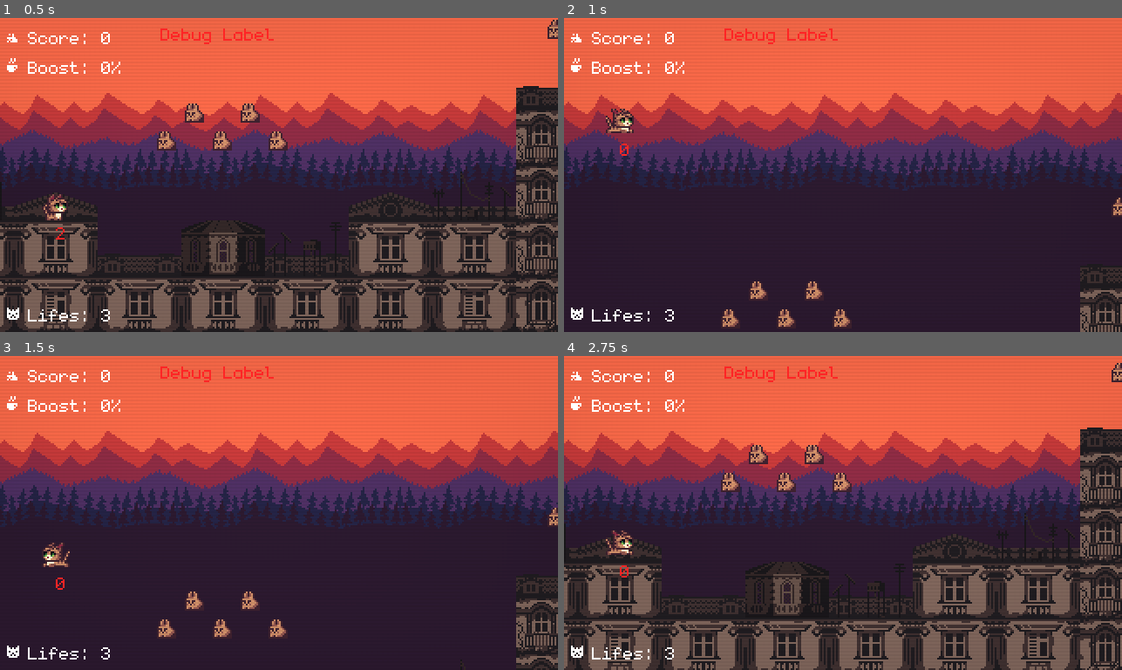
Above: before the commit, frames 1-4 (two rows, left to right).
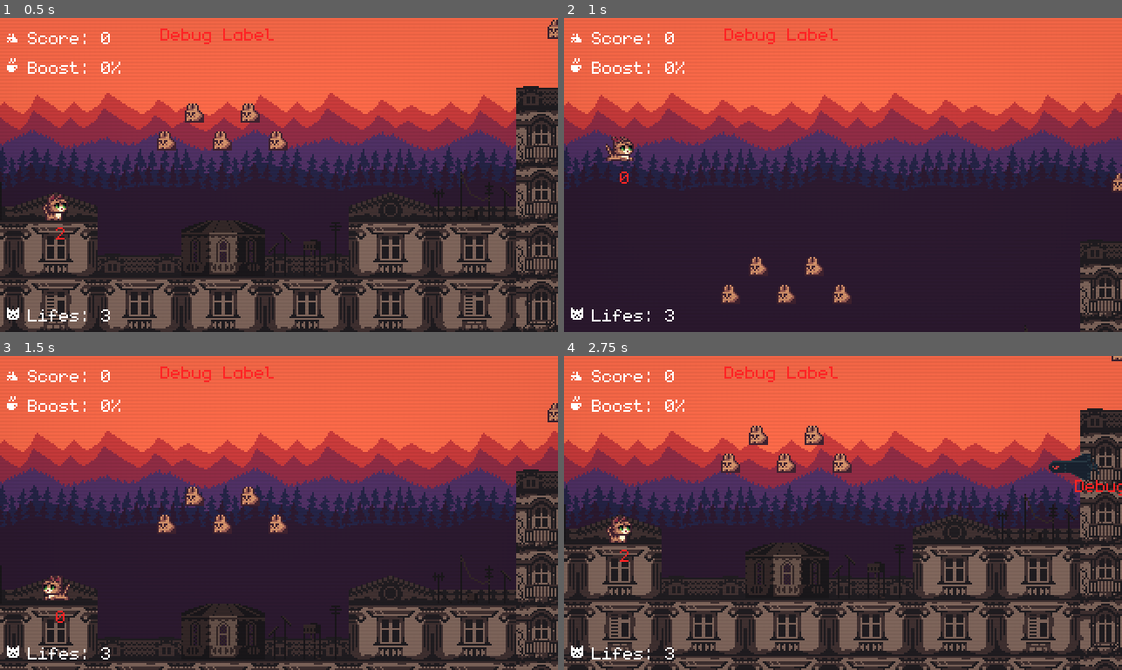
Above: after the commit, the same moments.

Repository: darkgraycat/marcy-runner-gd
Game: Godot game, scene res://autoload/main.tscn
Two runs of this game, one before a commit and one after it. Both use one fixed random seed, a clock stepped at 60 frames per second and the inputs below.
Inputs:
- Up to frame 1 (0.5 s): no input
- Up to frame 2 (1 s): tap Enter (debug_action) at 0.5 s; hold W (move_right) from 0.53 s (still down); tap Space (jump) at 0.6, 0.77 s
- Up to frame 3 (1.5 s): tap Space (jump) at 1.07, 1.35 s; release W (move_right) at 1.28 s; hold Q (move_left) from 1.28 s (still down)
- Up to frame 4 (2.75 s): tap Space (jump) at 1.52, 1.82, 2.1 s; release Q (move_left) at 2.03 s; hold W (move_right) from 2.03 s (still down)

Frame 1 is identical in both runs. In frame 2, 2.8% of the frame differs, in the area x 7-100%, y 28-100%; in frame 3, 9.4%; in frame 4, 24%, in the area x 0-100%, y 0-100%.

Commit message:
: WIP

Diff:
--- a/autoload/events.gd
+++ b/autoload/events.gd
@@ -6,8 +6,8 @@
 func emit(message: String, tag: String = "default") -> void: global_event.emit(message, tag)
 
 # Player events
-signal player_attr_updated(key: String, value: float)
-func emit_player_attr_updated(key: String, value: float) -> void: player_attr_updated.emit(key, value)
+signal player_attr_updated(key: int, value: float)
+func emit_player_attr_updated(key: int, value: float) -> void: player_attr_updated.emit(key, value)
 
 signal player_spawned(position: Vector2)
 func emit_player_spawned(position: Vector2) -> void: player_spawned.emit(position)
--- a/components/attributes.gd
+++ b/components/attributes.gd
@@ -1,51 +1,68 @@
 class_name Attributes extends Node
 
-signal changed(key: String, value: float)
-signal switched(key: String, value: bool)
-signal expired(key: String)
+signal changed(key: int, value: float)
+signal switched(key: int, value: bool)
+signal expired(key: int)
 
-@export var attributes: AttributesResource
+const GROUP_NAME = "withAttributes"
+
+enum Key {
+	Health,
+	MaxHealth,
+	MoveAccel,
+	MoveSpeed,
+	JumpForce,
+	JumpAmount,
+	Invincible,
+	BodyWeight,
+}
+
+@export var body: CharacterBody2D
+@export var values: Dictionary[Attributes.Key, float]
 
 func _ready() -> void:
-	assert(attributes, "AttributesResource is not defined")
-	attributes._init()
+	assert(body, "CharacterBody2D is not defined")
+	assert(values, "AttributesResource is not defined")
+	body.add_to_group(GROUP_NAME)
 
-func getv(key: String) -> float:
-	return attributes.values[key]
+static func get_attributes(node: Node) -> Attributes:
+	if !"attributes" in node || !node.attributes is Attributes:
+		return null
+	return node.attributes
 
-func setv(key: String, value: float) -> void:
-	attributes.values[key] = value
+func has(key: int) -> bool:
+	return values.has(key)
+
+func getv(key: int) -> float:
+	return values[key]
+
+func setv(key: int, value: float) -> void:
+	values[key] = value
+	print("Changed")
 	changed.emit(key, value)
 
-func addv(key: String, value: float) -> void:
-	attributes.values[key] += value
-	changed.emit(key, attributes.values[key])
-
-func geti(key: String) -> int:
+func geti(key: int) -> int:
 	return int(getv(key))
 
-func seti(key: String, value: int) -> void:
+func seti(key: int, value: int) -> void:
 	return setv(key, float(value))
 
-func addi(key: String, value: int) -> void:
-	return addv(key, float(value))
-
-func enabled(key: String) -> bool:
+func enabled(key: int) -> bool:
 	return getv(key) > 0
 
-func switch(key: String, value: bool) -> void:
+func switch(key: int, value: bool) -> void:
 	setv(key, 1 if value else 0)
 	switched.emit(key, value)
 
-func setv_timed(key: String, value: float, seconds: float) -> void:
+func setv_timed(key: int, value: float, seconds: float) -> void:
 	var prev := getv(key)
 	setv(key, value)
 	await Utils.sleep(seconds)
 	setv(key, prev)
 	expired.emit()
 
-func seti_timed(key: String, value: int, seconds: float) -> void:
+func seti_timed(key: int, value: int, seconds: float) -> void:
 	await setv_timed(key, float(value), seconds)
 
-func switch_timed(key: String, value: bool, seconds: float) -> void:
+func switch_timed(key: int, value: bool, seconds: float) -> void:
 	await setv_timed(key, 1 if value else 0, seconds)
--- a/components/attributes.resource.gd
+++ /dev/null
@@ -1,10 +0,0 @@
-@abstract
-class_name AttributesResource extends Resource
-
-var values: Dictionary[String, float]
-
-func _init() -> void:
-	values = get_attributes()
-
-@abstract
-func get_attributes() -> Dictionary[String, float]
--- /dev/null
+++ b/components/attributes_effect.gd
@@ -0,0 +1,22 @@
+class_name AttributesEffect extends Resource
+
+enum Operation {Set, Add, Multiply}
+
+@export var name: StringName
+@export var key: Attributes.Key
+@export var value := 0.0
+@export var operation := Operation.Set
+@export var duration := 0.0
+
+func apply(attributes: Attributes) -> void:
+	var final_value: float
+
+	match operation:
+		Operation.Set: final_value = value
+		Operation.Add: final_value = attributes.getv(key) + value
+		Operation.Multiply: final_value = attributes.getv(key) * value
+
+	if duration > 0.0:
+		attributes.setv_timed(key, final_value, duration)
+	else:
+		attributes.setv(key, final_value)
--- a/components/c_attributes.resource/attr.player.resource.gd
+++ /dev/null
@@ -1,23 +0,0 @@
-class_name AttrPlayer extends AttributesResource
-
-const Key = {
-	Health = "Health",
-	Acceleration = "Acceleration",
-	MoveVelocity = "MoveVelocity",
-	JumpVelocity = "JumpVelocity",
-	JumpsAmount = "JumpsAmount",
-	Invincible = "Invincible",
-	BodyWeight = "BodyWeight",
-}
-
-@export var attributes: Dictionary[String, float] = {
-	Key.Health: 9,
-	Key.Acceleration: 5.0,
-	Key.MoveVelocity: 100,
-	Key.JumpVelocity: 250,
-	Key.JumpsAmount: 1,
-	Key.Invincible: 0,
-	Key.BodyWeight: 1.25,
-}
-
-func get_attributes() -> Dictionary[String, float]: return attributes
--- a/components/health.gd
+++ b/components/health.gd
@@ -3,19 +3,19 @@
 signal died()
 signal changed(amount: float, health: float)
 
-@export var maximum_health := 10.0
+@export var maximum := 10.0
 
-var current_health := 3.0
+var current := 3.0
 
 func _ready() -> void:
-	current_health = maximum_health
+	current = maximum
 
 func damage(amount: float) -> void:
-	current_health = max(current_health - amount, 0)
-	changed.emit(amount, current_health)
-	if current_health <= 0:
+	current = max(current - amount, 0)
+	changed.emit(amount, current)
+	if current <= 0:
 		died.emit()
 
 func heal(amount: float) -> void:
-	current_health = min(current_health + amount, maximum_health)
-	changed.emit(amount, current_health)
+	current = min(current + amount, maximum)
+	changed.emit(amount, current)
--- a/components/jumping.gd
+++ b/components/jumping.gd
@@ -1,27 +1,29 @@
 class_name Jumping extends Node
 
 @export var body: CharacterBody2D
+@export var jump_velocity := 250.0
 @export var maximum_jumps := 1
-@export var target_force := 250.0
 
-var jump_in_progress := false
-var jumps_remaining := 1
+var jumping := false
+var remaining := 1
 
 func _ready() -> void:
 	assert(body, "CharacterBody2D is not defined")
 
 func jump() -> void:
-	if jumps_remaining > 0:
-		body.velocity.y = -target_force
-		jumps_remaining -= 1
-		jump_in_progress = true
+	if remaining > 0:
+		body.velocity.y = -jump_velocity
+		remaining -= 1
+		jumping = true
 
 func stop() -> void:
-	if jump_in_progress && body.velocity.y < 0:
+	if jumping && body.velocity.y < 0:
 		body.velocity.y /= 2
-		jump_in_progress = false
+		jumping = false
 
 func _physics_process(_delta: float) -> void:
 	if body.is_on_floor():
-		jumps_remaining = maximum_jumps
-		jump_in_progress = false
+		remaining = maximum_jumps
+		jumping = false
+	elif remaining == maximum_jumps && !jumping:
+		remaining -= 1
--- a/components/movement.gd
+++ b/components/movement.gd
@@ -2,15 +2,18 @@
 
 @export var body: CharacterBody2D
 @export var acceleration := 5.0
-@export var target_speed := 100.0
+@export var speed := 100.0:
+	set(v): speed = v; target_velocity = v * direction
 
 var target_velocity := 0.0
+var direction := 0.0
 
 func _ready() -> void:
 	assert(body, "CharacterBody2D is not defined")
 
-func move(direction: float) -> void:
-	target_velocity = direction * target_speed
+func move(new_direction: float) -> void:
+	direction = new_direction
+	target_velocity = new_direction * speed
 
 func stop() -> void:
 	move(0.0)
--- a/scenes/entities/enemy/enemy.gd
+++ b/scenes/entities/enemy/enemy.gd
@@ -27,7 +27,7 @@
 	# TODO: it just doesnt work
 	# solution: dont use Base classes on entities
 	# 			do a full composition instead
-	if gravity: gravity.apply_gravity(delta)
+	# if gravity: gravity.apply_gravity(delta)
 	move_and_slide()
 
 
--- a/scenes/entities/item/item.gd
+++ b/scenes/entities/item/item.gd
@@ -1,16 +1,15 @@
 class_name Item extends Area2D
 
-@export var status_effects: Array[StatusEffectResource] = []
+@export var attributes_effects: Array[AttributesEffect] = []
+
 @onready var animated_sprite_2d: AnimatedSprite2D = $AnimatedSprite2D
 @onready var collision_shape_2d: CollisionShape2D = $CollisionShape2D
 
-
 func _ready() -> void:
-	if !animated_sprite_2d: return push_error(self, "AnimatedSprite2D is not defined")
-	if !collision_shape_2d: return push_error(self, "CollisionShape2D is not defined")
+	assert(animated_sprite_2d, "AnimatedSprite2D is not defined")
+	assert(collision_shape_2d, "CollisionShape2D is not defined")
 	body_entered.connect(_on_body_entered)
 	animated_sprite_2d.play("idle")
-
 
 func die() -> void:
 	collision_shape_2d.disabled = true
@@ -18,18 +17,17 @@
 	await animated_sprite_2d.animation_finished
 	queue_free()
 
-
-func get_effects() -> Array[StatusEffectResource]:
-	return status_effects
-
-
 func collect(target: Node2D) -> void:
 	if !target.is_in_group(Globals.GROUP_NAME_PLAYER): return
-	var sec := StatusEffectComponent.find_status_effect_component(target)
-	if !sec: return # effect target is not found - do nothing
-	sec.apply_status_effects(status_effects)
+	if !target.is_in_group(Attributes.GROUP_NAME): return
+
+	var attributes := Attributes.get_attributes(target)
+	if !attributes: return
+
+	for e in attributes_effects:
+		e.apply(attributes)
+
 	die.call_deferred()
-
 
 func _on_body_entered(body: Node2D) -> void:
 	collect(body)
--- a/scenes/entities/item/panacat.item.tscn
+++ b/scenes/entities/item/panacat.item.tscn
@@ -1,9 +1,15 @@
 [gd_scene load_steps=19 format=3 uid="uid://dclf27yij27b2"]
 
 [ext_resource type="Script" uid="uid://bo5obr2lnl7a6" path="res://scenes/entities/item/item.gd" id="1_ituw2"]
+[ext_resource type="Script" uid="uid://s5r58fcw07e" path="res://components/attributes_effect.gd" id="2_ehfjm"]
 [ext_resource type="Texture2D" uid="uid://daeouroohjn72" path="res://assets/sprites/collectables.png" id="2_polrf"]
-[ext_resource type="Script" uid="uid://bgls2w0utsm1a" path="res://components/status_effect/status_effect.resource.gd" id="2_woktg"]
-[ext_resource type="Resource" uid="uid://g358lxep5nwp" path="res://resources/status_effects/score_10.status_effect.tres" id="3_woktg"]
+
+[sub_resource type="Resource" id="Resource_xnw26"]
+script = ExtResource("2_ehfjm")
+value = -1.0
+operation = 1
+duration = 1.0
+metadata/_custom_type_script = "uid://s5r58fcw07e"
 
 [sub_resource type="AtlasTexture" id="AtlasTexture_wqd7o"]
 atlas = ExtResource("2_polrf")
@@ -132,7 +138,7 @@
 collision_layer = 4
 collision_mask = 2
 script = ExtResource("1_ituw2")
-status_effects = Array[ExtResource("2_woktg")]([ExtResource("3_woktg")])
+attributes_effects = Array[ExtResource("2_ehfjm")]([SubResource("Resource_xnw26")])
 
 [node name="AnimatedSprite2D" type="AnimatedSprite2D" parent="."]
 position = Vector2(0, -8)
--- a/scenes/entities/player/player.gd
+++ b/scenes/entities/player/player.gd
@@ -15,20 +15,19 @@
 const RAINBOW_MATERIAL = preload("res://scenes/entities/player/rainbow_material.tres")
 
 func _ready() -> void:
-	movement.target_speed = attributes.getv(AttrPlayer.Key.MoveVelocity)
-	movement.acceleration = attributes.getv(AttrPlayer.Key.Acceleration)
-	gravity.weight = attributes.getv(AttrPlayer.Key.BodyWeight)
-	health.maximum_health = attributes.getv(AttrPlayer.Key.Health)
-	jumping.target_force = attributes.getv(AttrPlayer.Key.JumpVelocity)
-	jumping.maximum_jumps = attributes.geti(AttrPlayer.Key.JumpsAmount)
-	gravity.landed.connect(func() -> void:
-		update_animation()
-	)
+	movement.speed = attributes.getv(Attributes.Key.MoveSpeed)
+	movement.acceleration = attributes.getv(Attributes.Key.MoveAccel)
+	gravity.weight = attributes.getv(Attributes.Key.BodyWeight)
+	health.current = attributes.getv(Attributes.Key.Health)
+	health.maximum = attributes.getv(Attributes.Key.MaxHealth)
+	jumping.jump_velocity = attributes.getv(Attributes.Key.JumpForce)
+	jumping.maximum_jumps = attributes.geti(Attributes.Key.JumpAmount)
+	gravity.landed.connect(update_animation)
 
 	health.died.connect(func() -> void:
 		die.call_deferred())
-	health.changed.connect(func(health: float) -> void:
-		attributes.setv(AttrPlayer.Key.Health, health))
+	health.changed.connect(func(_amount: float, value: float) -> void:
+		attributes.setv(Attributes.Key.Health, value))
 
 	controller.jump_started.connect(func() -> void:
 		jumping.jump()
@@ -48,14 +47,11 @@
 		update_animation())
 
 	attributes.changed.connect(_on_attributes_changed)
-	#attributes.seti(AttrPlayer.Key.JumpsAmount, 10)
 
-	await Utils.sleep(2)
-	attributes.seti_timed(AttrPlayer.Key.JumpsAmount, 10, 60)
 
 func _physics_process(_delta: float) -> void:
 	move_and_slide()
-	Events.emit("%s" % jumping.jumps_remaining, "debug_player")
+	Events.emit("%s" % jumping.remaining, "debug_player")
 
 func update_animation() -> void:
 	animation_player.play(
@@ -75,24 +71,21 @@
 func respawn(spawn_point: Vector2) -> void:
 	global_position = spawn_point
 	set_physics_process(true)
-	# movement_component.set_physics_process(true)
-	#c_velocity.set_physics_process(true)
 	movement.set_physics_process(false)
 	collision_shape_2d.disabled = false
 	velocity = Vector2.ZERO
-	#status_effect_component.destroy_all_status_effects()
 	animation_player.play("RESET")
 	update_animation()
 	Events.emit_player_spawned(spawn_point)
 
-
-func _on_attributes_changed(key: String, value: float) -> void:
+func _on_attributes_changed(key: int, value: float) -> void:
 	match key:
-		AttrPlayer.Key.MoveVelocity: movement.target_velocity = value
-		AttrPlayer.Key.MoveVelocity: movement.target_velocity = value
-		AttrPlayer.Key.Health: health.maximum_health = value
-		AttrPlayer.Key.JumpsAmount: jumping.maximum_jumps = int(value)
-		AttrPlayer.Key.JumpVelocity: jumping.target_force = value
+		Attributes.Key.MoveAccel: movement.acceleration = value
+		Attributes.Key.MoveSpeed: movement.target_velocity = value
+		Attributes.Key.Health: health.current = value
+		Attributes.Key.MaxHealth: health.maximum = value
+		Attributes.Key.JumpAmount: jumping.maximum_jumps = int(value)
+		Attributes.Key.JumpForce: jumping.jump_velocity = value
 
 	Utils.log("Player changed", key, "to", value)
 	Events.emit_player_attr_updated(key, value)
--- a/scenes/entities/player/player.tscn
+++ b/scenes/entities/player/player.tscn
@@ -2,26 +2,18 @@
 
 [ext_resource type="Script" uid="uid://bume0mbttyflh" path="res://scenes/entities/player/player.gd" id="1_0v5uu"]
 [ext_resource type="Texture2D" uid="uid://syrf6g8dkf6e" path="res://assets/sprites/player.png" id="1_ag6t7"]
+[ext_resource type="Script" uid="uid://s5r58fcw07e" path="res://components/attributes_effect.gd" id="3_5sj0x"]
 [ext_resource type="PackedScene" uid="uid://bnssyl4v6wjh8" path="res://scenes/ui/debug_label.tscn" id="5_bjvvg"]
 [ext_resource type="Script" uid="uid://c7o8ufu43hivi" path="res://components/gravity.gd" id="6_7wli1"]
 [ext_resource type="Script" uid="uid://bv604fxhqw8o1" path="res://components/attributes.gd" id="6_ovg4i"]
-[ext_resource type="Script" uid="uid://h2mdqe3frm8p" path="res://components/c_attributes.resource/attr.player.resource.gd" id="7_7wli1"]
 [ext_resource type="Script" uid="uid://ducc4yyfp47p0" path="res://components/movement.gd" id="7_j0oqr"]
 [ext_resource type="Script" uid="uid://nkvpec60fwby" path="res://components/health.gd" id="7_xy2vv"]
 [ext_resource type="Script" uid="uid://bm1h5vp83em0t" path="res://components/jumping.gd" id="8_xy2vv"]
 
-[sub_resource type="Resource" id="Resource_j0oqr"]
-script = ExtResource("7_7wli1")
-attributes = Dictionary[String, float]({
-"Acceleration": 5.0,
-"BodyWeight": 1.25,
-"Health": 9.0,
-"Invincible": 0.0,
-"JumpVelocity": 250.0,
-"JumpsAmount": 2.0,
-"MoveVelocity": 150.0
-})
-metadata/_custom_type_script = "uid://h2mdqe3frm8p"
+[sub_resource type="Resource" id="Resource_ovg4i"]
+script = ExtResource("3_5sj0x")
+operation = 2
+metadata/_custom_type_script = "uid://s5r58fcw07e"
 
 [sub_resource type="Animation" id="Animation_8akj5"]
 length = 0.001
@@ -213,9 +205,19 @@
 
 [node name="Components" type="Node" parent="."]
 
-[node name="Attributes" type="Node" parent="Components"]
+[node name="Attributes" type="Node" parent="Components" node_paths=PackedStringArray("body")]
 script = ExtResource("6_ovg4i")
-attributes = SubResource("Resource_j0oqr")
+test = SubResource("Resource_ovg4i")
+body = NodePath("../..")
+values = Dictionary[int, float]({
+0: 9.0,
+1: 9.0,
+2: 5.0,
+3: 150.0,
+4: 250.0,
+5: 2.0,
+7: 1.25
+})
 metadata/_custom_type_script = "uid://bv604fxhqw8o1"
 
 [node name="Movement" type="Node" parent="Components" node_paths=PackedStringArray("body")]
--- a/scenes/ui/level_ui_canvas_layer.gd
+++ b/scenes/ui/level_ui_canvas_layer.gd
@@ -8,8 +8,8 @@
 func _ready() -> void:
 	Variables.updated.connect(_on_variables_updated)
 	Events.effects_updated.connect(_on_effects_updated)
-	Events.player_attr_updated.connect(func(key: String, value: float) -> void:
-		if key == AttrPlayer.Key.Health: set_lifes_value(value))
+	Events.player_attr_updated.connect(func(key: int, value: float) -> void:
+		if key == Attributes.Key.Health: set_lifes_value(value))
 
 	_on_variables_updated()
 	_on_effects_updated(null)
Not shown, removed: components/attributes.resource.gd.uid
Not shown, added: components/attributes_effect.gd.uid
Not shown, removed: components/c_attributes.resource/attr.player.resource.gd.uid
